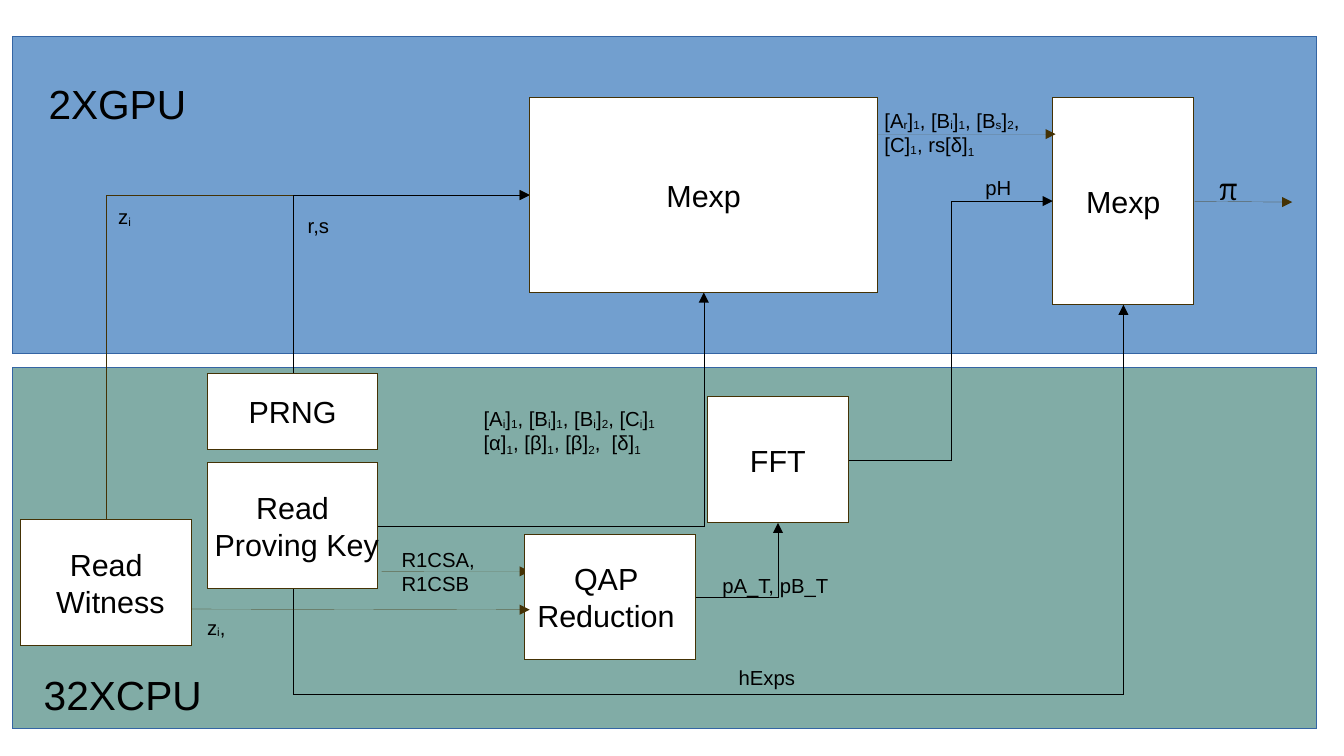
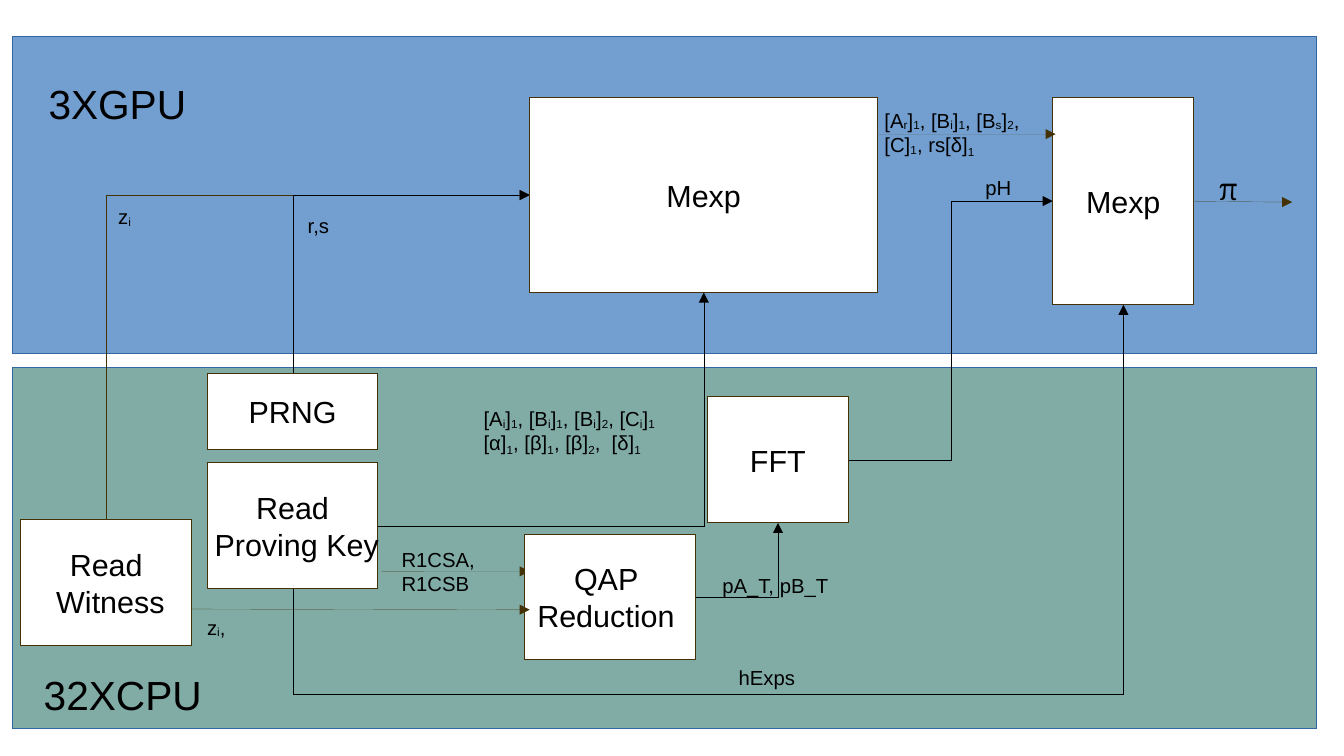
Before and after one commit to druiz0992/cusnarks, a slide deck: slide 6 of doc/cusnarks.odp. Drawn at 1344x756 pixels with LibreOffice and Linux fonts; fonts in the diff are those of the drawing. Boxes give left, top, right and bottom in pixels: in the first picture for what was removed or moved away, otherwise in the second. Text is boxed around its words. In the diff, an @@ line names an element or a change of style, - is before the commit and + after.

```diff
--- a/doc/cusnarks.odp
+++ b/doc/cusnarks.odp
@@ text at (49, 90, 187, 120): text changed @@
-2XGPU
+3XGPU
```
Also in this commit, not shown: 3 other files.
